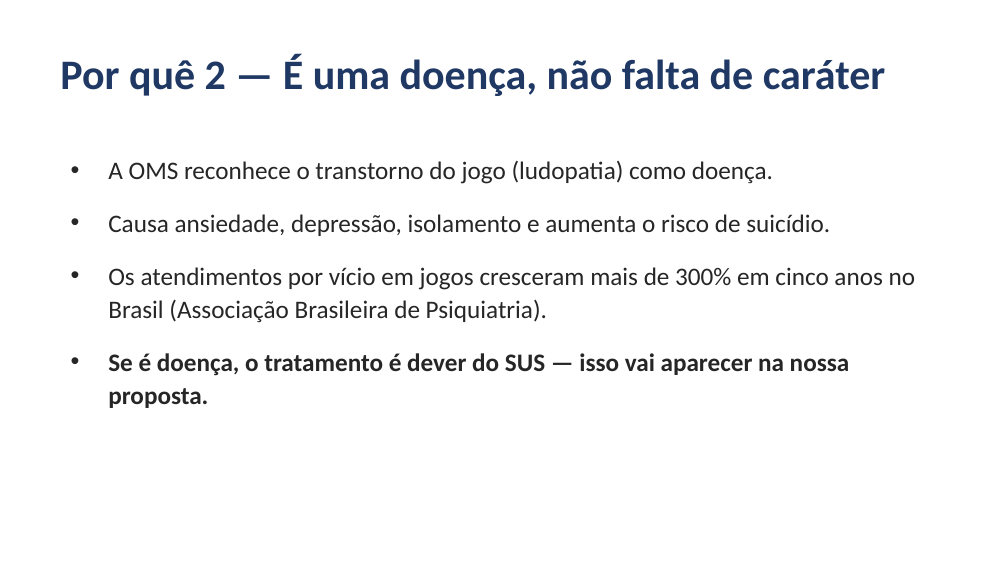
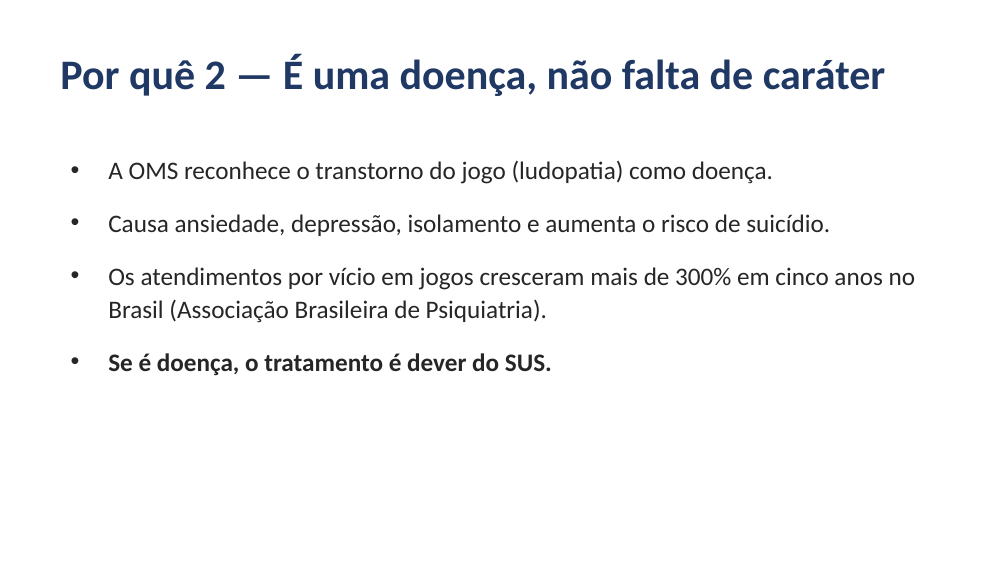
Before and after one commit to outletdoscabides10-cell/universo-site, a slide deck: slide 4 of trabalho-vicio-em-bets/vicio-em-bets.pptx. Drawn at 1008x567 pixels with LibreOffice and Linux fonts; fonts in the diff are those of the drawing. Boxes give left, top, right and bottom in pixels: in the first picture for what was removed or moved away, otherwise in the second. Text is boxed around its words. In the diff, an @@ line names an element or a change of style, - is before the commit and + after.

```diff
--- a/trabalho-vicio-em-bets/vicio-em-bets.pptx
+++ b/trabalho-vicio-em-bets/vicio-em-bets.pptx
@@ text at (x1=108, y1=353, x2=552, y2=376): text changed @@
-• Se é doença, o tratamento é dever do SUS — isso vai aparecer na nossa proposta.
+• Se é doença, o tratamento é dever do SUS.
```
